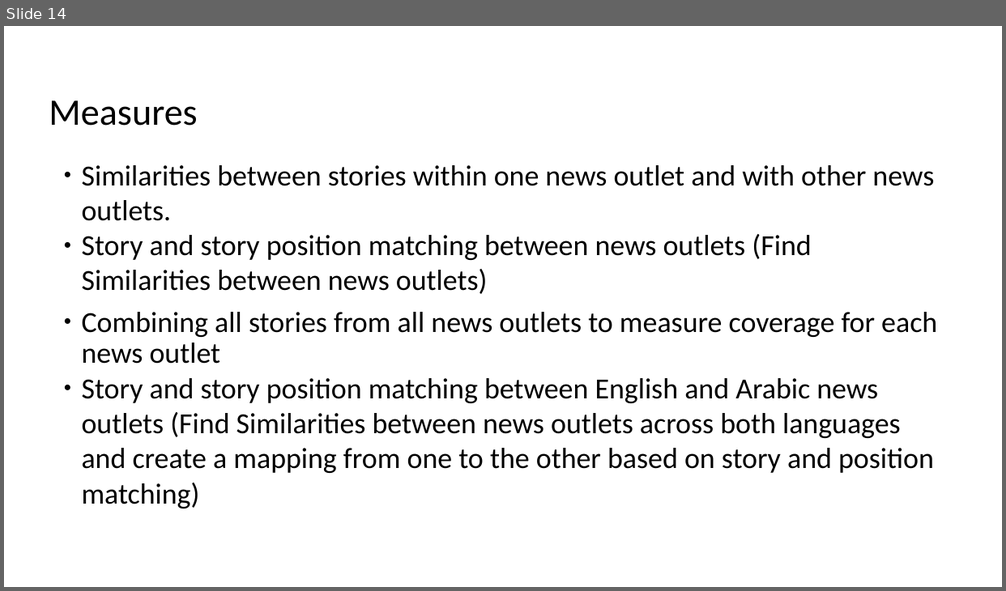
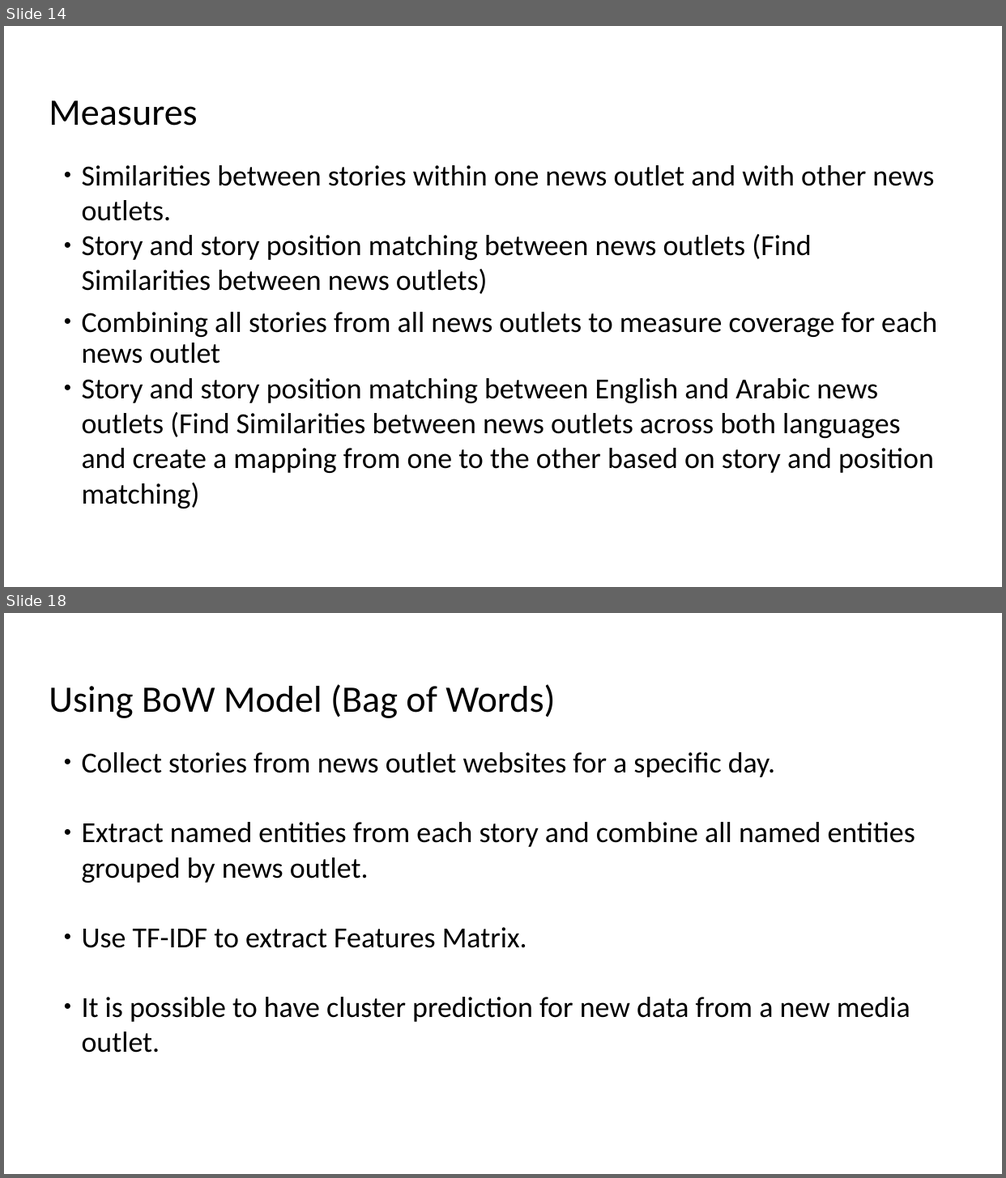
Before and after one commit to HussamHallak/PhD-Dissertation-Files, a slide deck: Proposed-Research-Questions/Measuring Bias of News Outlets.odp. Shown one above the other, each under a label of ours: slide 14 before the commit, slides 14 and 18 after it; the slides between them are not shown. The pictures are 1006x591 and 1006x1178 pixels, drawn with LibreOffice and Linux fonts; fonts in the diff are those of the drawing. Boxes give left, top, right and bottom in pixels: in the first picture for what was removed or moved away, otherwise in the second. Text is boxed around its words. In the diff, an @@ line names an element or a change of style, - is before the commit and + after.

```diff
--- a/Proposed-Research-Questions/Measuring Bias of News Outlets.odp
+++ b/Proposed-Research-Questions/Measuring Bias of News Outlets.odp
@@ slide 18 added at bbox=[4, 613, 1002, 1174], background #FFFFFF @@
@@ title added at bbox=[49, 684, 555, 718], 36 pt, text #000000 @@
+Using BoW Model (Bag of Words)
@@ text added at bbox=[82, 752, 915, 1053], 28 pt, text #000000 @@
+● Collect stories from news outlet websites for a specific day.
+● Extract named entities from each story and combine all named entities grouped by news outlet.
+● Use TF-IDF to extract Features Matrix.
+● It is possible to have cluster prediction for new data from a new media outlet.
```
Also in this commit, not shown: 1 slide changed, 3 other slides added, 1 other file.
